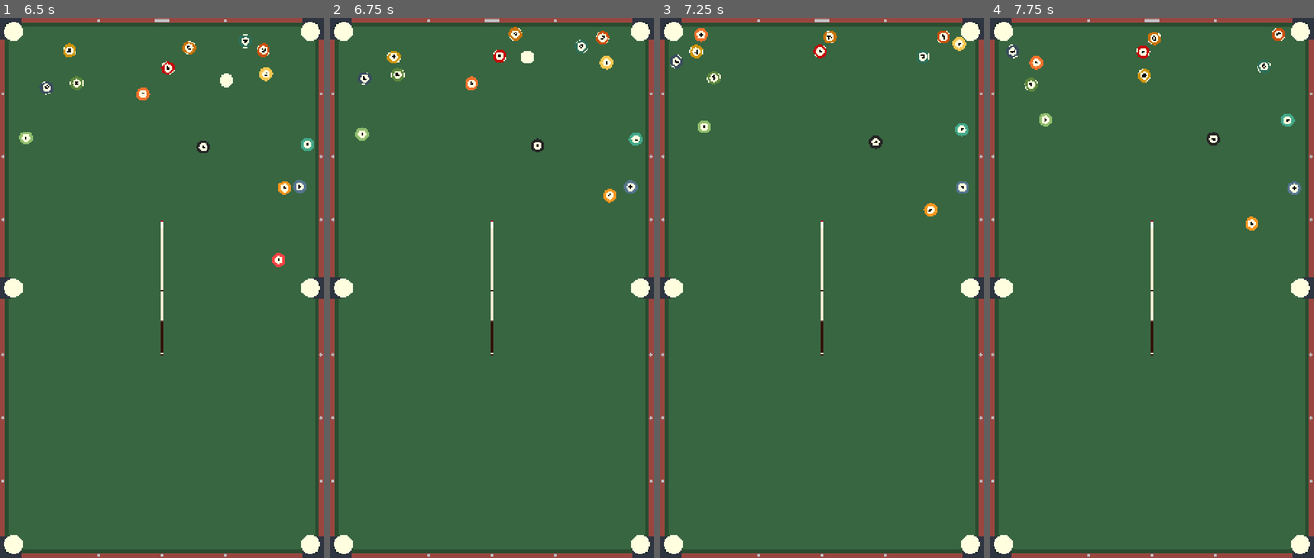
Above: before the commit, frames 1-4 (left to right).
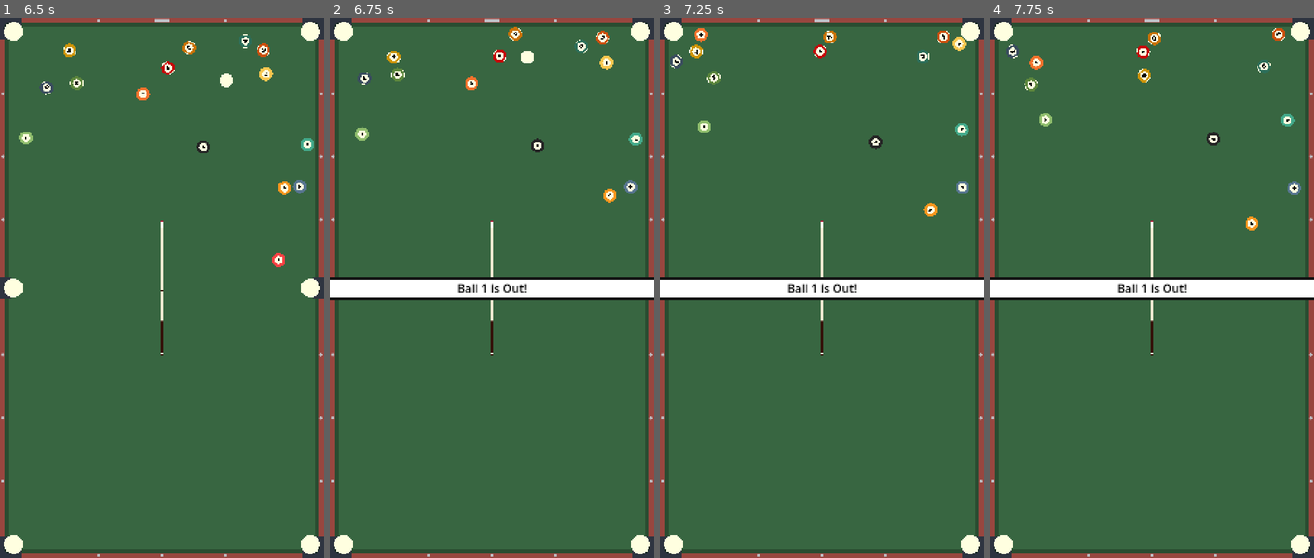
Above: after the commit, the same moments.

Repository: Yukeey07/EightHaven
Game: Godot game, scene res://assets/scenes/main_menu.tscn
The game is run twice, just before and just after one commit, with the same random seed, the same clock (stepped at 60 frames per second) and the same inputs.
Inputs (mouse positions are in pixels of both pictures, inside the frame that each line leads up to):
- Up to frame 1 (6.5 s): click "Play" at 0.5 s; click "Play" at 1.25 s; click "Play" at 2 s; move the mouse to (233, 261) at 2.77 s; click (233, 261) at 2.92 s; tap Enter at 3.5 s; drag from (97, 315) to (311, 34) at 3.52 s; move the mouse to (194, 169) at 4.27 s; click (194, 169) at 4.42 s; drag from (145, 396) to (12, 34) at 5.02 s; move the mouse to (259, 369) at 5.77 s; click (259, 369) at 5.92 s
- Up to frame 2 (6.75 s): drag from (394, 207) to (641, 541) at 6.52 s
- Up to frame 3 (7.25 s): no input
- Up to frame 4 (7.75 s): move the mouse to (1168, 288) at 7.27 s; click (1168, 288) at 7.42 s

Frame 1 is identical in both runs. In frame 2, 4.2% of the frame differs, in the area x 0-100%, y 48-53%; in frame 3, 4.2%; in frame 4, 4.2%.

Commit message:
pocket hit banner

Diff:
--- a/assets/scenes/InteractionField.tscn
+++ b/assets/scenes/InteractionField.tscn
@@ -20,5 +20,55 @@
 
 [node name="Camera2D" type="Camera2D" parent="." unique_id=722458843]
 
+[node name="CanvasLayer" type="CanvasLayer" parent="." unique_id=1457193392]
+
+[node name="PocketHitBanner" type="Control" parent="CanvasLayer" unique_id=1453599039]
+custom_minimum_size = Vector2(900, 0)
+layout_mode = 3
+anchors_preset = 15
+anchor_right = 1.0
+anchor_bottom = 1.0
+grow_horizontal = 2
+grow_vertical = 2
+size_flags_horizontal = 3
+
+[node name="ColorRect" type="ColorRect" parent="CanvasLayer/PocketHitBanner" unique_id=1673869460]
+layout_mode = 1
+anchors_preset = 14
+anchor_top = 0.5
+anchor_right = 1.0
+anchor_bottom = 0.5
+offset_top = -30.5
+offset_bottom = 33.5
+grow_horizontal = 2
+grow_vertical = 2
+color = Color(0.07082722, 0.07082721, 0.07082722, 1)
+
+[node name="ColorRect2" type="ColorRect" parent="CanvasLayer/PocketHitBanner" unique_id=218543813]
+layout_mode = 1
+anchors_preset = 14
+anchor_top = 0.5
+anchor_right = 1.0
+anchor_bottom = 0.5
+offset_top = -22.5
+offset_bottom = 25.5
+grow_horizontal = 2
+grow_vertical = 2
+
+[node name="Label" type="Label" parent="CanvasLayer/PocketHitBanner" unique_id=526401553]
+layout_mode = 1
+anchors_preset = 15
+anchor_right = 1.0
+anchor_bottom = 1.0
+grow_horizontal = 2
+grow_vertical = 2
+size_flags_horizontal = 3
+size_flags_vertical = 6
+theme_override_colors/font_color = Color(0, 0, 0, 1)
+theme_override_font_sizes/font_size = 32
+text = "BALL ENTERED POCKET"
+horizontal_alignment = 1
+vertical_alignment = 1
+
 [connection signal="body_entered" from="." to="." method="_on_body_entered"]
 [connection signal="body_exited" from="." to="." method="_on_body_exited"]
--- a/assets/scripts/Ball.gd
+++ b/assets/scripts/Ball.gd
@@ -18,11 +18,9 @@
 func _process(_delta: float) -> void:
 	pass
 
-func setBallNum(num: int):
-	number = num
-
 func setBallTexture(num: int):
 	%Sprite.texture = textures[num]
+	number = num
 	if num != 0:
 		add_to_group("gameBall", true)
 
--- a/assets/scripts/interaction_field.gd
+++ b/assets/scripts/interaction_field.gd
@@ -6,6 +6,7 @@
 
 # Called when the node enters the scene tree for the first time.
 func _ready() -> void:
+	$CanvasLayer/PocketHitBanner.hide()
 	if is_pocket:
 		Globals.allPockets.push_back(self)
 		pass
@@ -20,8 +21,13 @@
 
 func _on_body_entered(body: Node2D) -> void:
 	if body.is_in_group("gameBall"):
-		print("DB : BALL HIT THE POCKET")
-		body.queue_free()
+		if is_pocket:
+			$CanvasLayer/PocketHitBanner/Label.text = "Ball " + str(body.number) + " is Out!"
+			body.queue_free()
+			$CanvasLayer/PocketHitBanner.show()
+			await get_tree().create_timer(5.0).timeout
+			$CanvasLayer/PocketHitBanner.hide()
+			pass
 		pass
 	pass # Replace with function body.
 
